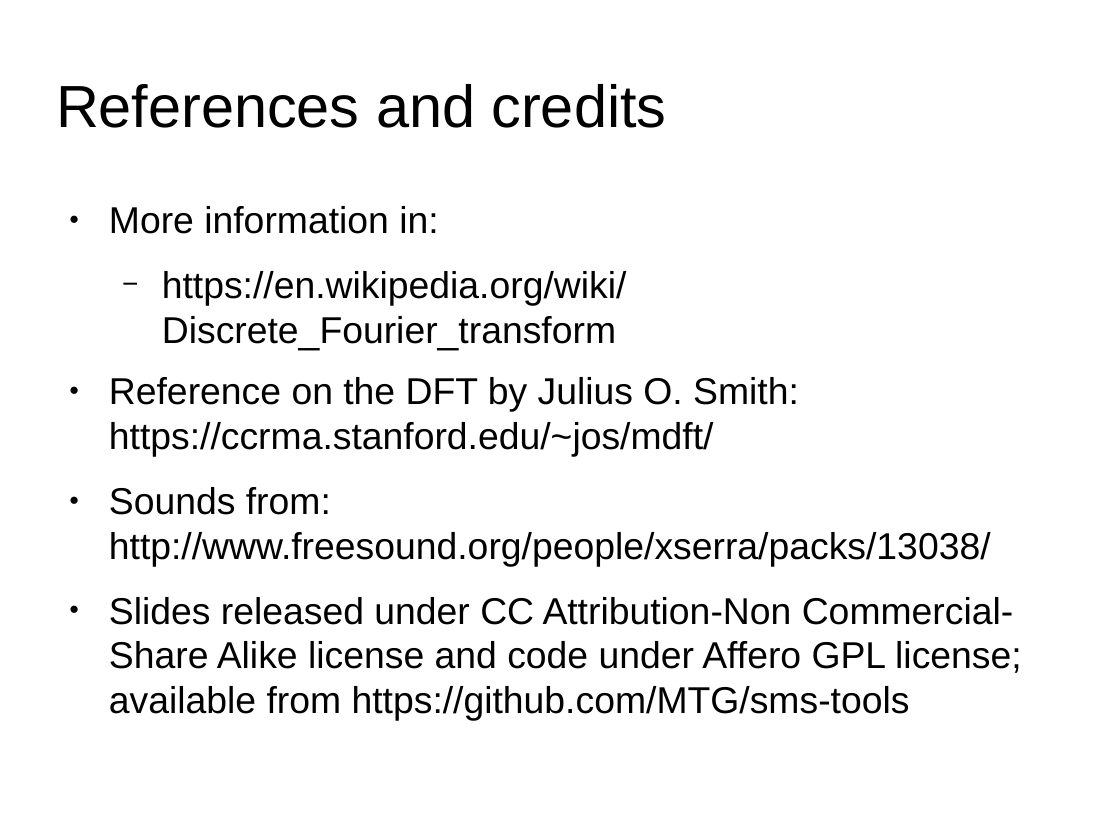
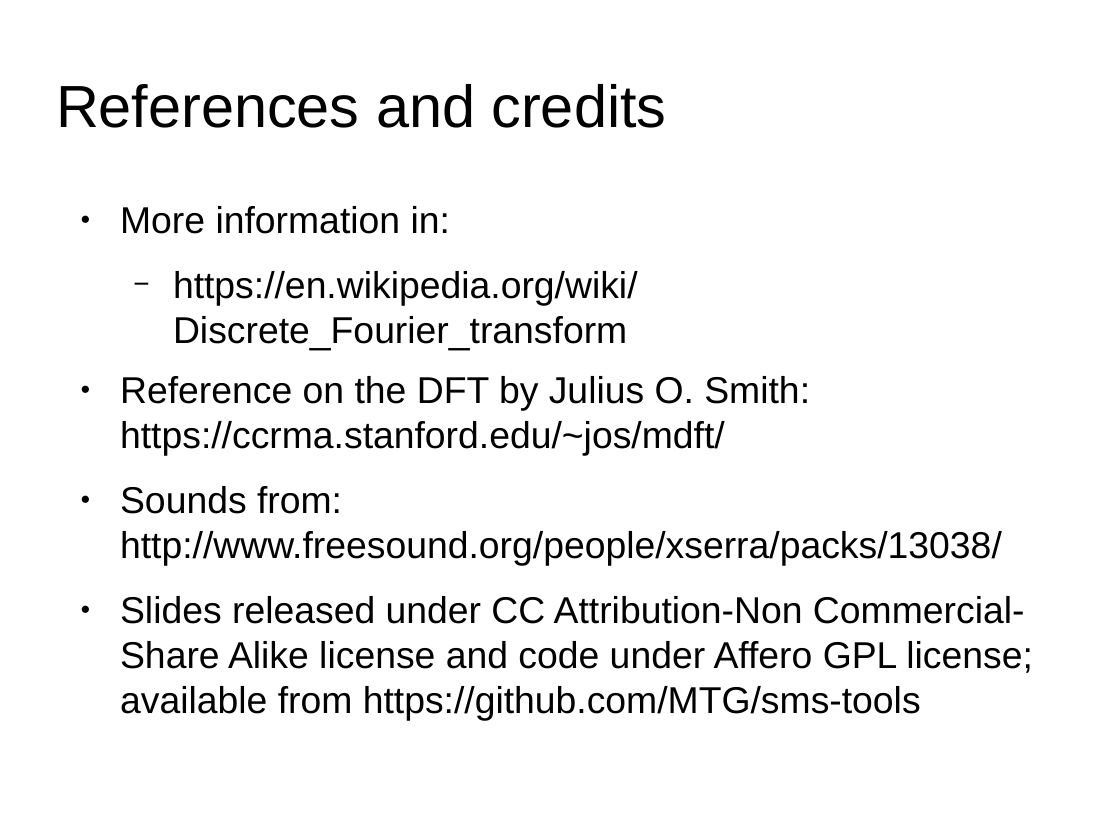
Before and after one commit to MTG/sms-tools, a slide deck: slide 12 of lectures/03-Fourier-properties/3T1-Fourier-properties-1.odp. Drawn at 1120x840 pixels with LibreOffice and Linux fonts; fonts in the diff are those of the drawing. Boxes give left, top, right and bottom in pixels: in the first picture for what was removed or moved away, otherwise in the second. Text is boxed around its words. In the diff, an @@ line names an element or a change of style, - is before the commit and + after.

```diff
--- a/lectures/03-Fourier-properties/3T1-Fourier-properties-1.odp
+++ b/lectures/03-Fourier-properties/3T1-Fourier-properties-1.odp
@@ text "More information in:": place and size @@
-text "More information in:" at [109,206,1022,721]
+text "More information in:" at [120,206,1033,720]
```
Also in this commit, not shown: 1 other file.
